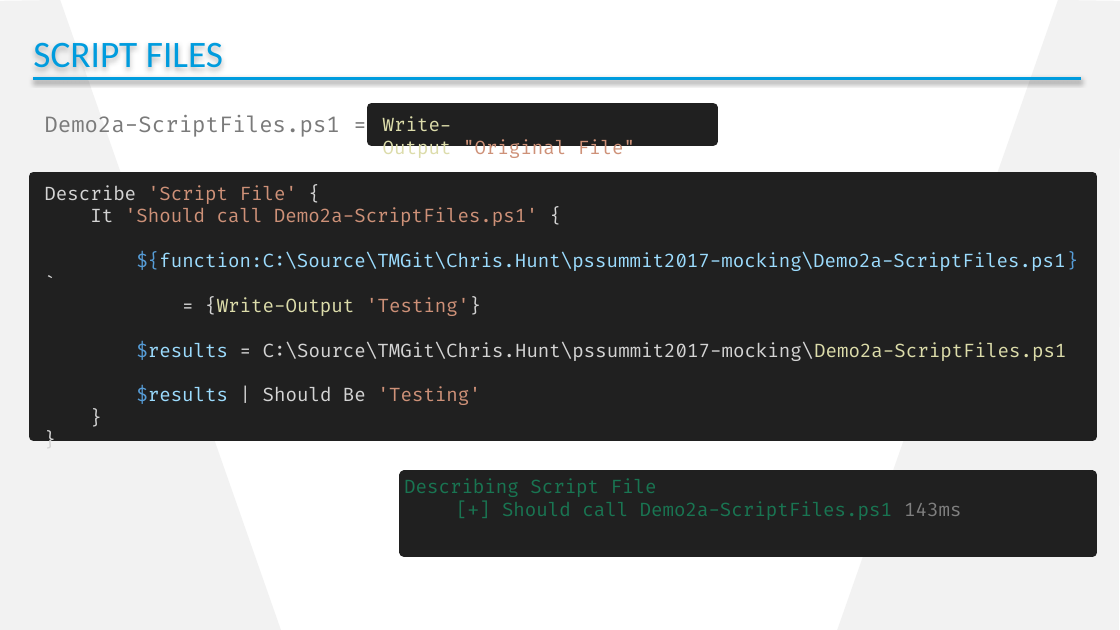
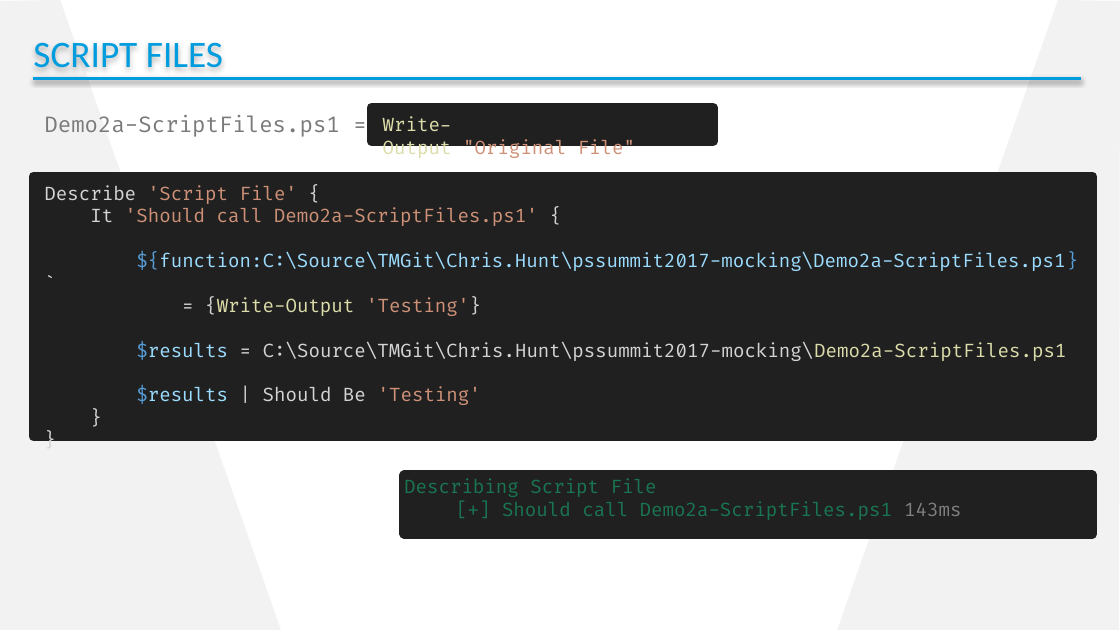
Before and after one commit to cdhunt/pssummit2017-mocking, a slide deck: slide 11 of Summit2017_Mocking.pptx. Drawn at 1120x630 pixels with LibreOffice and Linux fonts; fonts in the diff are those of the drawing; background and template pictures are left out. Boxes give left, top, right and bottom in pixels: in the first picture for what was removed or moved away, otherwise in the second. Text is boxed around its words. In the diff, an @@ line names an element or a change of style, - is before the commit and + after.

Commit message:
Small tweaks

```diff
--- a/Summit2017_Mocking.pptx
+++ b/Summit2017_Mocking.pptx
@@ text "Describing Script File": place and size @@
-text "Describing Script File" at [404,475,1092,552]
+text "Describing Script File" at [404,475,1092,534]
```
